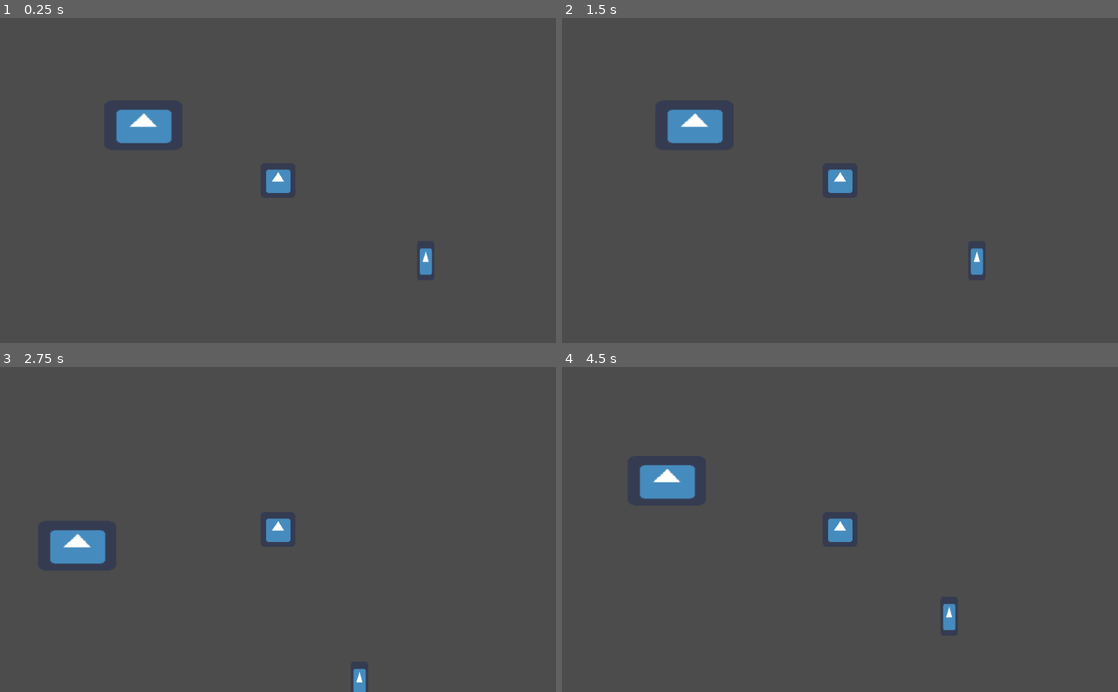
Above: before the commit, frames 1-4 (two rows, left to right).
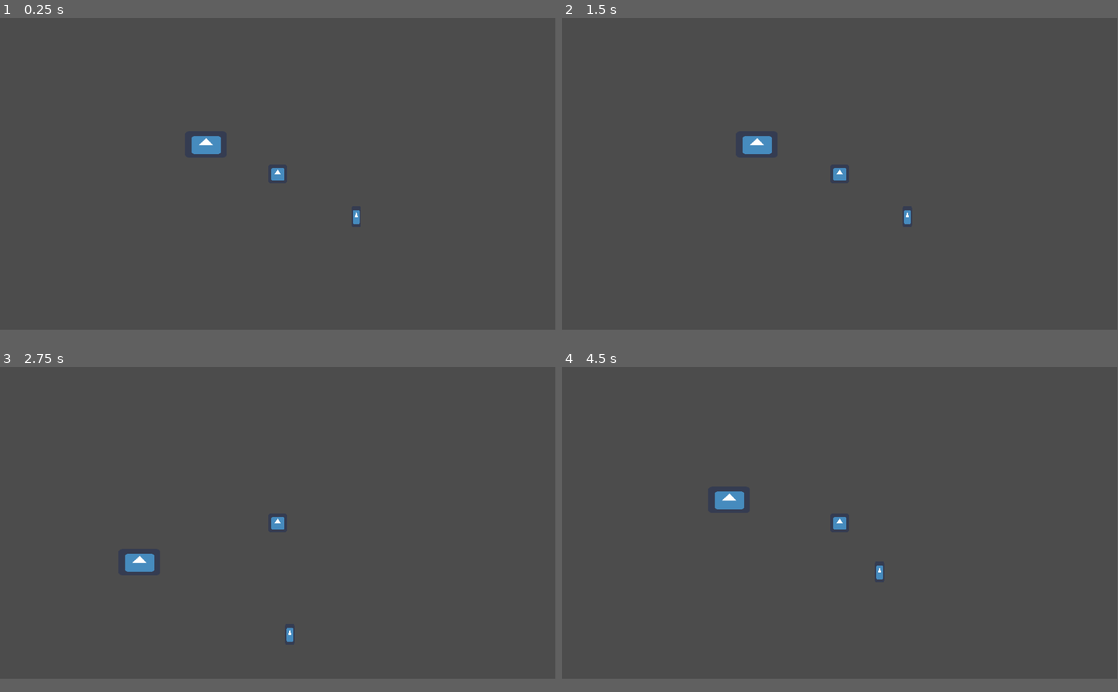
Above: after the commit, the same moments.

Repository: YoAMIOT/Boattle
Game: Godot game, scene res://scenes/Test.tscn
The game is run twice, just before and just after one commit, with the same random seed, the same clock (stepped at 60 frames per second) and the same inputs. After the commit the project has no main scene; this scene is started directly in both runs. The engine's default icon, where the game draws it, is replaced by a stand-in: a white triangle on a blue panel in a dark square.
Inputs (mouse positions are in pixels of both pictures, inside the frame that each line leads up to):
- Up to frame 1 (0.25 s): no input
- Up to frame 2 (1.5 s): tap Enter at 0.5 s; move the mouse to (962, 164) at 0.52 s; click (962, 164) at 0.6 s; tap Space at 1.25 s; move the mouse to (728, 196) at 1.27 s; click (728, 196) at 1.35 s
- Up to frame 3 (2.75 s): tap Enter at 2 s; move the mouse to (333, 458) at 2.02 s; click (333, 458) at 2.1 s
- Up to frame 4 (4.5 s): tap Space at 2.75, 4.25 s; move the mouse to (812, 594) at 2.77 s; click (812, 594) at 2.85 s; tap Enter at 3.5 s; move the mouse to (1006, 578) at 3.52 s; click (1006, 578) at 3.6 s; move the mouse to (673, 480) at 4.27 s; click (673, 480) at 4.35 s
In our replay, the window is 800x468 before the commit and 799x449 after it. These sizes can differ from the game's own. Grey fills any space a smaller window leaves; there, only what the larger window draws over its background counts as a difference.

The runs differ from the first frame. In frame 1, 1.9% of the frame differs, in the area x 20-78%, y 28-80%; in frame 2, 1.9%, in the area x 18-76%, y 28-80%; in frame 3, 1.8%; in frame 4, 1.9%.

Commit message:
up on connections functions

Diff:
--- a/Boattle/project.godot
+++ b/Boattle/project.godot
@@ -11,8 +11,13 @@
 [application]
 
 config/name="Boattle"
-run/main_scene="res://scenes/Test.tscn"
+run/main_scene="res://scenes/UI/MainMenu.tscn"
 config/icon="res://icon.png"
+
+[display]
+
+window/size/width=1920
+window/size/height=1080
 
 [input]
 
